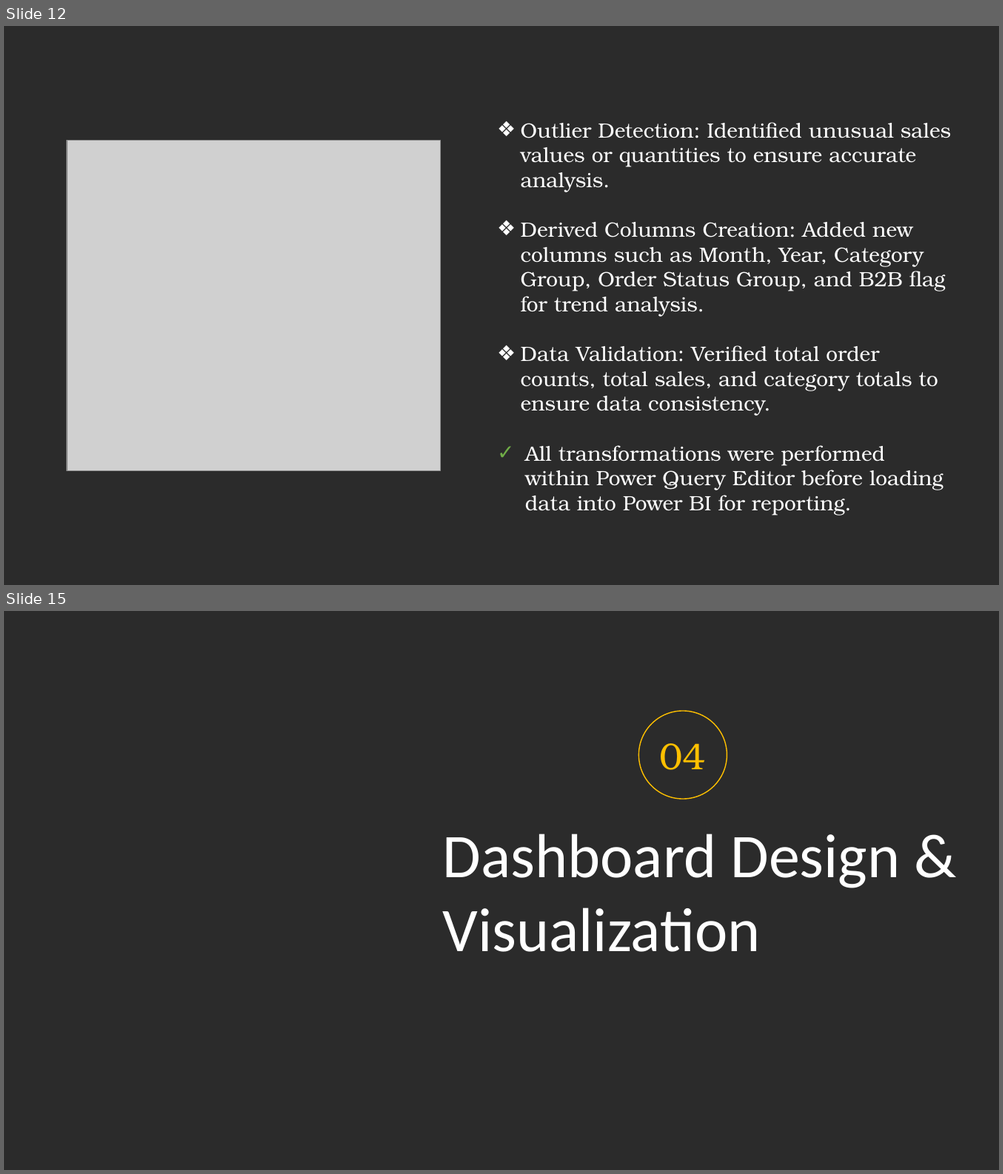
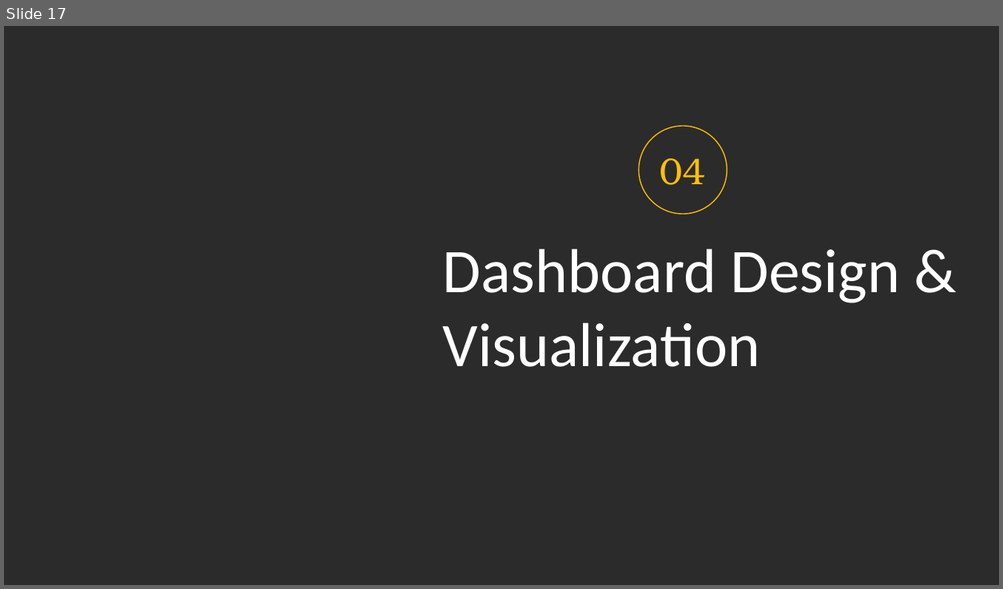
Before and after one commit to prafullwahatule/BI-Amazon-Sale-Report, a slide deck: Report/Amazon Sales Report.pptx. Shown one above the other, each under a label of ours: slides 12 and 15 before the commit, slide 17 after it; the slides between them are not shown. The pictures are 1003x1174 and 1003x589 pixels, drawn with LibreOffice and Linux fonts; fonts in the diff are those of the drawing; grey boxes stand for pictures; background and template pictures are left out; a plain dark background stands for a picture behind light text. Boxes give left, top, right and bottom in pixels: in the first picture for what was removed or moved away, otherwise in the second. Text is boxed around its words. In the diff, an @@ line names an element or a change of style, - is before the commit and + after.

Commit message:
Complete EDA & Data Transformation Section in PPT

```diff
--- a/Report/Amazon Sales Report.pptx
+++ b/Report/Amazon Sales Report.pptx
@@ slide 12 removed at [4, 26, 999, 585], background picture (left out) @@
@@ text removed at [521, 122, 950, 515] @@
-❖ Outlier Detection: Identified unusual sales values or quantities to ensure accurate analysis.
-❖ Derived Columns Creation: Added new columns such as Month, Year, Category Group, Order Status Group, and B2B flag for trend analysis.
-❖ Data Validation: Verified total order counts, total sales, and category totals to ensure data consistency.
-✓ All transformations were performed within Power Query Editor before loading data into Power BI for reporting.
@@ picture removed at [67, 141, 441, 471] @@
@@ what was slide 15 is now slide 17 @@
```
Also in this commit, not shown: 3 slides changed, 4 slides added, 1 other slide removed, 2 other files.
